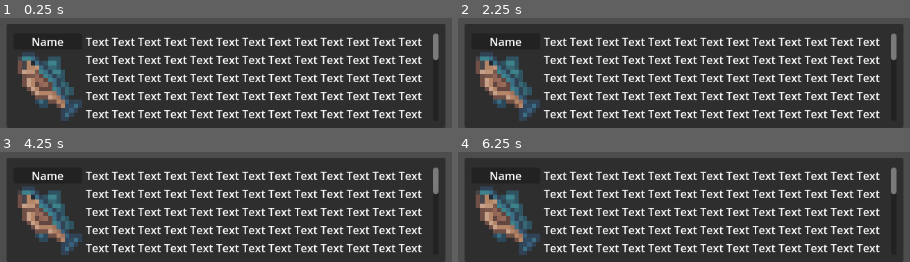
Above: before the commit, frames 1-4 (two rows, left to right).
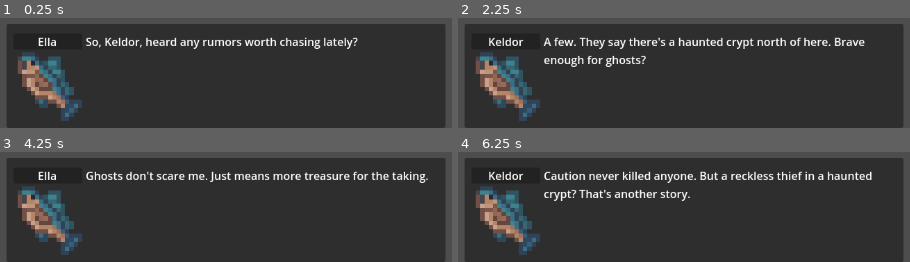
Above: after the commit, the same moments.

Repository: mabanana/sloth
Game: Godot game, scene res://Dialogue/dialogue_controller.tscn
Two runs of this game, one before a commit and one after it. Both use one fixed random seed, a clock stepped at 60 frames per second and the inputs below. This scene is started directly instead of the project's main scene.
Inputs (mouse positions are in pixels of both pictures, inside the frame that each line leads up to):
- Up to frame 1 (0.25 s): no input
- Up to frame 2 (2.25 s): tap Enter at 0.5, 2 s; move the mouse to (outside the picture) at 0.52 s; hold D 0.53-1.28 s; tap Shift at 0.6 s; click (outside the picture) at 0.67 s; tap Space at 0.77, 1.25, 1.52 s; move the mouse to (outside the picture) at 1.27 s; hold S 1.28-2.03 s; tap Ctrl at 1.35 s; move the mouse to (outside the picture) at 2.02 s; hold D from 2.03 s (still down); tap E at 2.1 s
- Up to frame 3 (4.25 s): tap Space at 2.75, 3.02, 3.77 s; move the mouse to (outside the picture) at 2.77 s; release D at 2.78 s; hold W 2.78-3.53 s; tap R at 2.85 s; click (outside the picture) at 2.92 s; tap Enter at 3.5 s; move the mouse to (outside the picture) at 3.52 s; hold A from 3.53 s (still down); tap F at 3.6 s
- Up to frame 4 (6.25 s): tap Space at 4.25, 4.52, 6.02 s; move the mouse to (outside the picture) at 4.27 s; tap G at 4.35 s; move the mouse to (outside the picture) at 5.02 s; release A at 5.03 s; hold S 5.03-5.78 s; tap Q at 5.1 s; click (outside the picture) at 5.17 s; move the mouse to (outside the picture) at 5.77 s; hold D from 5.78 s (still down); tap Tab at 5.85 s

The runs differ from the first frame. In frame 1, 15% of the frame differs, in the area x 7-98%, y 13-92%; in frame 2, 15%, in the area x 6-98%, y 13-92%; in frame 3, 15%; in frame 4, 15%.

Commit message:
Create minimum dialogue system

Diff:
--- a/Dialogue/dialogue_controller.gd
+++ b/Dialogue/dialogue_controller.gd
@@ -2,11 +2,39 @@
 class_name DialogueController
 
 var dialogue_tree: Dictionary
+var current_node: Dictionary
+var json_parser: JsonParser
+
+@export var text_label: Label
+@export var speaker_label: Label
 
 # Called when the node enters the scene tree for the first time.
 func _ready():
-	pass
+	json_parser = JsonParser.new()
+	dialogue_tree = json_parser.load_json("res://Dialogue/test_dialogue.json")
+	start()
+	get_tree().create_timer(2).timeout.connect(func(): next_node(0))
 
 # Called every frame. 'delta' is the elapsed time since the previous frame.
 func _process(delta):
 	pass
+
+func start():
+	if dialogue_tree and dialogue_tree["nodes"]["start"]:
+		current_node = dialogue_tree["nodes"]["start"]
+	_update()
+
+func _update():
+	text_label.text = current_node["text"]
+	speaker_label.text = current_node["speaker"]
+
+func next_node(index = 0):
+	if current_node:
+		if current_node["choices"]:
+			var next_node = current_node["choices"][index]
+			current_node = dialogue_tree["nodes"][next_node]
+			_update()
+			get_tree().create_timer(2).timeout.connect(func(): next_node(0))
+		else:
+			current_node = {}
+			print("DialogueController: dialogue ended.")
